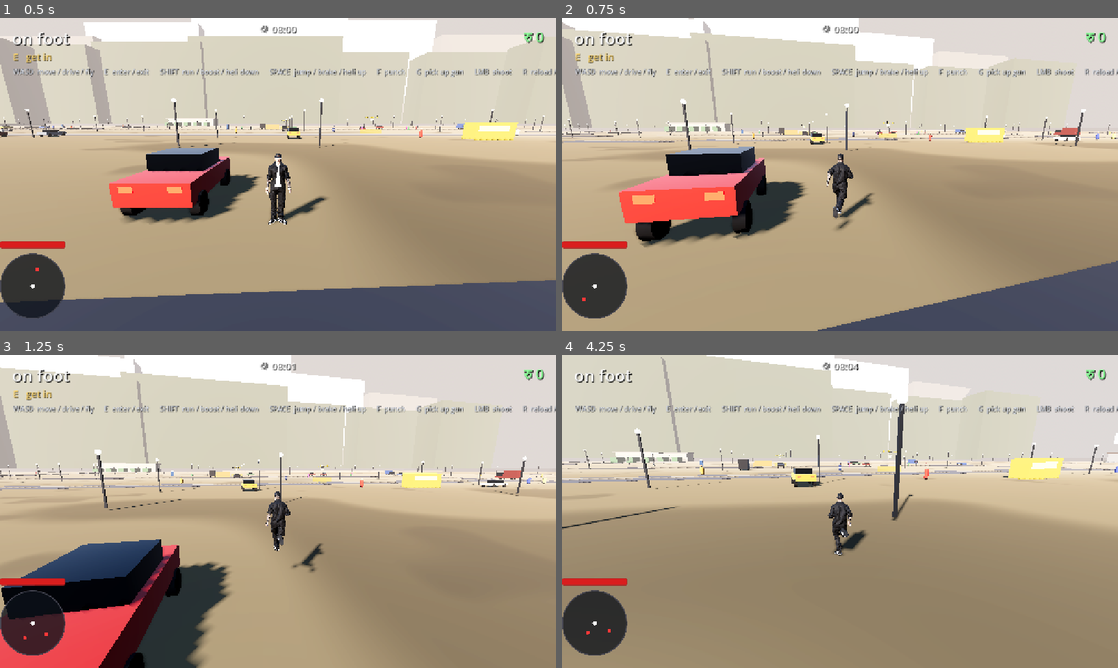
Above: before the commit, frames 1-4 (two rows, left to right).
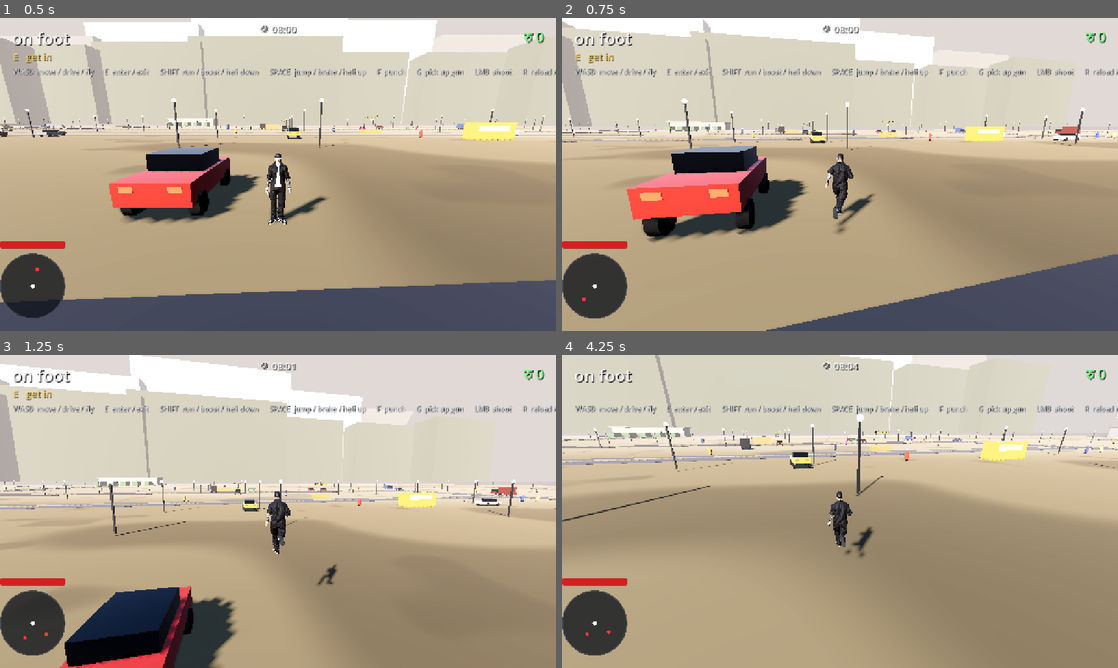
Above: after the commit, the same moments.

Repository: 320ninja/ninja-game
Game: Godot game, scene res://scenes/world.tscn
The game is run twice, just before and just after one commit, with the same random seed, the same clock (stepped at 60 frames per second) and the same inputs.
Inputs (mouse positions are in pixels of both pictures, inside the frame that each line leads up to):
- Up to frame 1 (0.5 s): no input
- Up to frame 2 (0.75 s): tap Enter at 0.5 s; move the mouse to (867, 174) at 0.52 s; hold W from 0.53 s (still down); tap G at 0.6 s; click (867, 174) at 0.67 s
- Up to frame 3 (1.25 s): keep holding W; tap Space at 0.77 s
- Up to frame 4 (4.25 s): keep holding W; move the mouse to (812, 511) at 1.27 s; tap G at 1.35, 2.3, 3.05, 3.8 s; tap Space at 1.52, 3.02, 3.77 s; move the mouse to (851, 505) at 2.02 s; tap Y at 2.1 s; move the mouse to (834, 517) at 2.77 s; tap Enter at 2.85 s; click (834, 517) at 2.92 s; move the mouse to (878, 514) at 3.52 s; tap N at 3.6 s

Frame 1 is identical in both runs. In frame 2, 6.9% of the frame differs, in the area x 0-100%, y 0-100%; in frame 3, 36%; in frame 4, 35%.

Commit message:
Player movement, PUNCH/SHOOT buttons, sniper rifle class and scope zoom
- Clamp the player to the map (±390) so he can't walk off the edge
- Higher jump (5.5 -> 9.0), slower walk/run (2.8 / 5.5)
- HIT button renamed PUNCH; SHOOT button added beside FIRE
- WeaponSniper class (not yet placed in the world)
- Camera narrows to FOV 20 while the Sniper Rifle is equipped

Co-Authored-By: Claude Opus 5.5 <noreply@anthropic.com>

Diff:
--- a/scripts/follow_camera.gd
+++ b/scripts/follow_camera.gd
@@ -70,8 +70,13 @@
 	if global_position.distance_to(focus) > 0.05:
 		look_at(focus, Vector3.UP)
 
-	# Widen the lens as speed climbs - cheap and very effective sense of speed.
+	# Narrow FOV for sniper scope; widen with car speed otherwise.
 	var target_fov := 72.0
+	var player_node := get_tree().get_first_node_in_group("player")
+	if player_node != null and not in_car:
+		var wm := player_node.get_node_or_null("WeaponManager")
+		if wm != null and wm.current != null and wm.current.weapon_name == "Sniper Rifle":
+			target_fov = 20.0
 	if in_car:
 		target_fov += clampf((_game.driving.get_speed_kmh() - 50.0) * 0.14, 0.0, 22.0)
 	fov = lerpf(fov, target_fov, clampf(3.0 * delta, 0.0, 1.0))
--- a/scripts/player.gd
+++ b/scripts/player.gd
@@ -2,9 +2,9 @@
 ## On-foot player. Moves relative to wherever the camera is looking, which is
 ## what every third-person game does and what makes stick/WASD movement feel right.
 
-@export var walk_speed := 4.2
-@export var run_speed := 8.5
-@export var jump_velocity := 5.5
+@export var walk_speed := 2.8
+@export var run_speed := 5.5
+@export var jump_velocity := 9.0
 ## How quickly the player reaches target speed. Higher is snappier, less floaty.
 @export var acceleration := 14.0
 @export var air_control := 3.0
@@ -12,6 +12,8 @@
 
 var running := false
 var dead := false
+
+const MAP_HALF := 390.0
 
 const HOSPITAL := Vector3(-31.2, 0.5, 8.0)
 const RESPAWN_DELAY := 3.0
@@ -117,6 +119,8 @@
 			_anim.play("Punch_Jab", 0.1)
 
 	move_and_slide()
+	global_position.x = clamp(global_position.x, -MAP_HALF, MAP_HALF)
+	global_position.z = clamp(global_position.z, -MAP_HALF, MAP_HALF)
 	_update_animation()
 
 
--- a/scripts/touch_controls.gd
+++ b/scripts/touch_controls.gd
@@ -113,10 +113,11 @@
 	_place_stick(_default_stick_pos(), Vector2.ZERO)
 	var right := func(x: float, y: float) -> Vector2: return Vector2(_screen().x - x, _screen().y - y)
 	_add_btn("JUMP", func(): return right.call(90, 90), "jump")
-	_add_btn("HIT", func(): return right.call(200, 90), "punch")
+	_add_btn("PUNCH", func(): return right.call(200, 90), "punch")
 	_add_btn("FIRE", func(): return right.call(90, 200), "fire")
 	_add_btn("E", func(): return right.call(200, 200), "", KEY_E)
-	_add_btn("G", func(): return right.call(310, 90), "", KEY_G)
+	_add_btn("SHOOT", func(): return right.call(310, 90), "fire")
+	_add_btn("G", func(): return right.call(420, 90), "", KEY_G)
 	_add_btn("R", func(): return right.call(310, 200), "", KEY_R)
 	_add_btn("MAP", func(): return Vector2(_screen().x - 70, 160), "", KEY_TAB)
 	get_viewport().size_changed.connect(_relayout)
--- /dev/null
+++ b/scripts/weapon_sniper.gd
@@ -0,0 +1,13 @@
+class_name WeaponSniper
+extends Weapon
+
+
+func _init() -> void:
+	weapon_name = "Sniper Rifle"
+	damage = 80.0
+	mag_size = 5
+	fire_rate = 2.0
+	reload_time = 3.5
+	max_range = 300.0
+	spread = 0.0
+	reserve = 15
